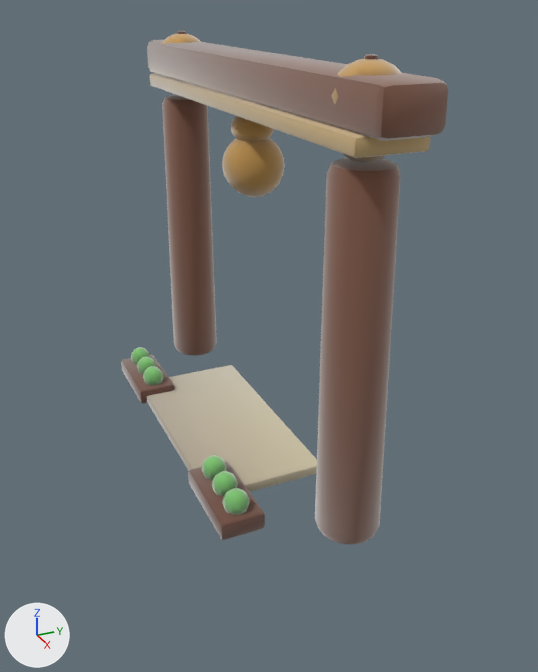
An edit to the glTF model assets/models/gates/489f09ae.glb, drawn before and after from the same camera.
Both versions are drawn from a 50 mm lens placed at (6.56, -2.79, 4.27), pointed at (0.52, -0.07, 1.25). The axes (+X, +Y, +Z) are drawn at lower left. The lights are the same throughout. The older version comes first. Vertices at exactly the same position are counted once.

Names of what the first picture shows: 'gate_489f09ae'.
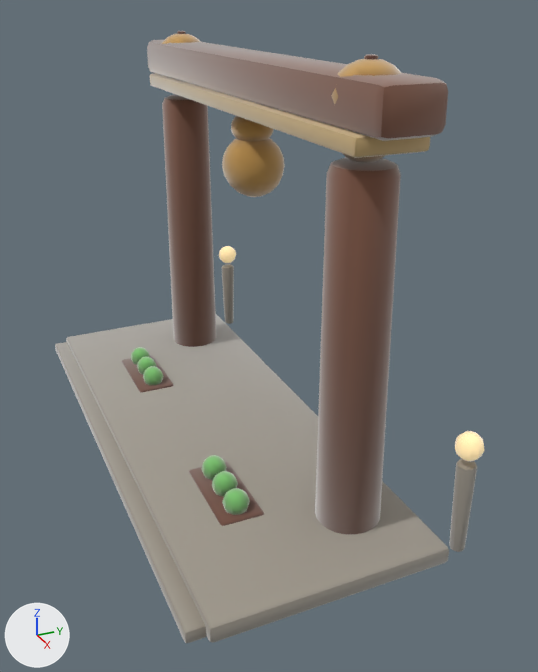
The change, as a list of edits to the scene's bpy script:
```text
Add mat_clay__b9b2a2_0_93:
    mat_clay__b9b2a2_0_93 = bpy.data.materials.new('clay_#B9B2A2_0.93_-')
    # nodes: BsdfPrincipled, Mix, OutputMaterial, VertexColor
    # colours: grey #b9b2a2, mixed with the vertex colours
Add mat_clay__9e978a_0_93:
    mat_clay__9e978a_0_93 = bpy.data.materials.new('clay_#9E978A_0.93_-')
    # nodes: BsdfPrincipled, Mix, OutputMaterial, VertexColor
    # colours: grey #9e978a, mixed with the vertex colours
Add mat_clay__ffe2a8_0_95__ffe2a8:
    mat_clay__ffe2a8_0_95__ffe2a8 = bpy.data.materials.new('clay_#FFE2A8_0.95_#FFE2A8')
    # nodes: BsdfPrincipled, Mix, OutputMaterial, VertexColor
    # colours: beige #bca67a, beige #ffe2a8, mixed with the vertex colours
Change me_gate_489f09ae:
    used by ob_gate_489f09ae; location = (0.0, 0.0, 0.0)
    remove me_gate_489f09ae.from_pydata(...)  # 2162 vertices, 4236 faces; spans x -2.6..2.59, y -1.07..0.3, z -0.01..3.91
    add me_gate_489f09ae.from_pydata(...)  # 2662 vertices, 5208 faces; spans x -2.77..2.76, y -1.71..0.84, z -0.01..3.91
    me_gate_489f09ae part 1: the loose piece of 56 vertices spanning x -2.37..2.36, y -0.31..0.3, z 3.3..3.45 is copied, and the copy is scaled about its middle by (1.14, 0.551, 0.854), then moved by (0.0, -1.54, -3.32), in mat_clay__9e978a_0_93; it spans x -2.69..2.69, y -1.71..-1.37, z 0.0..0.12
    me_gate_489f09ae part 2: the loose piece of 52 vertices spanning x -1.69..-1.45, y -0.97..-0.74, z 0.12..0.36 is copied, and the copy is moved by (-1.06, 1.58, 0.78), in mat_clay__ffe2a8_0_95__ffe2a8; it spans x -2.75..-2.51, y 0.6..0.84, z 0.9..1.14
    me_gate_489f09ae part 3: a new loose piece, a UV sphere (10 segments, 6 rings, poles along z) spanning x 2.51..2.75, y 0.6..0.83, z 0.9..1.14, in mat_clay__ffe2a8_0_95__ffe2a8
    me_gate_489f09ae part 4: a new loose piece of 114 vertices spanning x -2.72..-2.55, y 0.63..0.8, z 0.0..0.86, in mat_clay__9e978a_0_93
    me_gate_489f09ae part 5: a new loose piece of 114 vertices spanning x 2.55..2.71, y 0.63..0.8, z 0.0..0.86, in mat_clay__9e978a_0_93
    me_gate_489f09ae part 6: a new loose piece of 56 vertices spanning x -2.77..2.76, y -1.55..0.55, z 0.0..0.16, in mat_clay__9e978a_0_93
    me_gate_489f09ae part 7: 3965 kept faces spanning x -2.6..2.59, y -1.07..0.3, z -0.01..3.91 get new vertex colours; the middle colour goes from light grey #cccad1 to light grey #bfb7ac
    other edits to the shape of me_gate_489f09ae do not show in these pictures
    add me_gate_489f09ae.materials.append(mat_clay__9e978a_0_93)
    add me_gate_489f09ae.materials.append(mat_clay__b9b2a2_0_93)
    add me_gate_489f09ae.materials.append(mat_clay__ffe2a8_0_95__ffe2a8)
```

What differs and where, as boxes (x1, y1, x2, y2) in the pictures (538 x 672 px):
'gate_489f09ae', reshaped (31% wider, 19% taller)
    before: (121, 31, 448, 544)
    after: (55, 31, 484, 643)
part 1 of me_gate_489f09ae, added
    after: (55, 342, 207, 643)
part 2 of me_gate_489f09ae, added
    after: (219, 246, 236, 263)
part 3 of me_gate_489f09ae, added (beige)
    after: (455, 431, 484, 461)
part 4 of me_gate_489f09ae, added
    after: (222, 264, 234, 324)
part 5 of me_gate_489f09ae, added
    after: (449, 459, 477, 552)
part 6 of me_gate_489f09ae, added
    after: (66, 314, 449, 642)
part 7 of me_gate_489f09ae, edited (looks the same)
    both: (122, 32, 448, 534)
